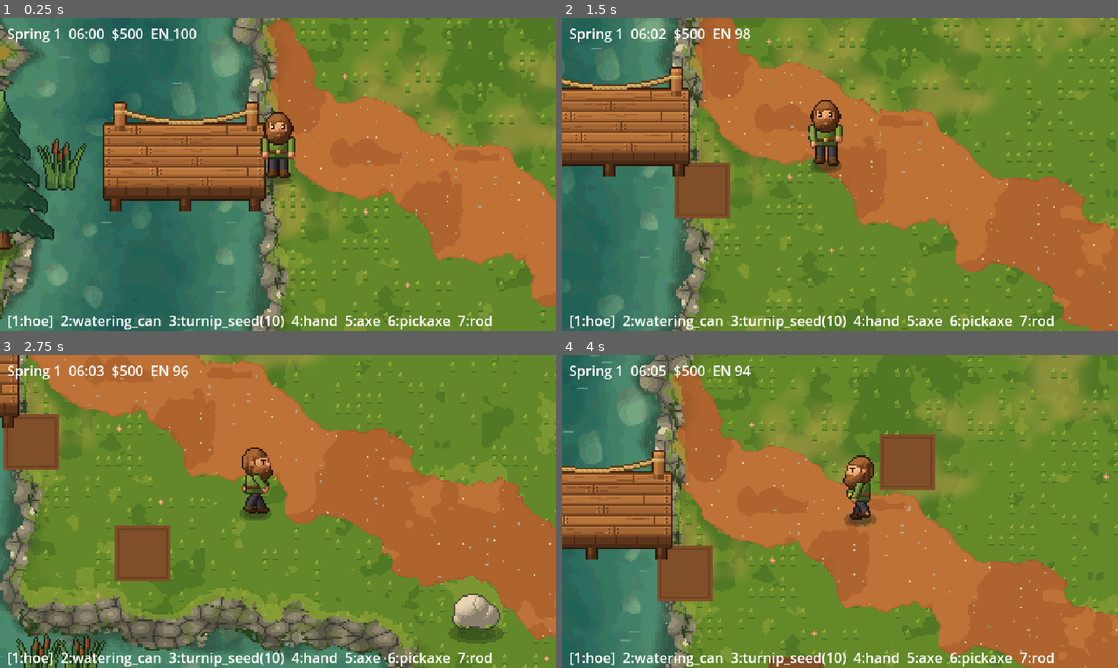
Above: before the commit, frames 1-4 (two rows, left to right).
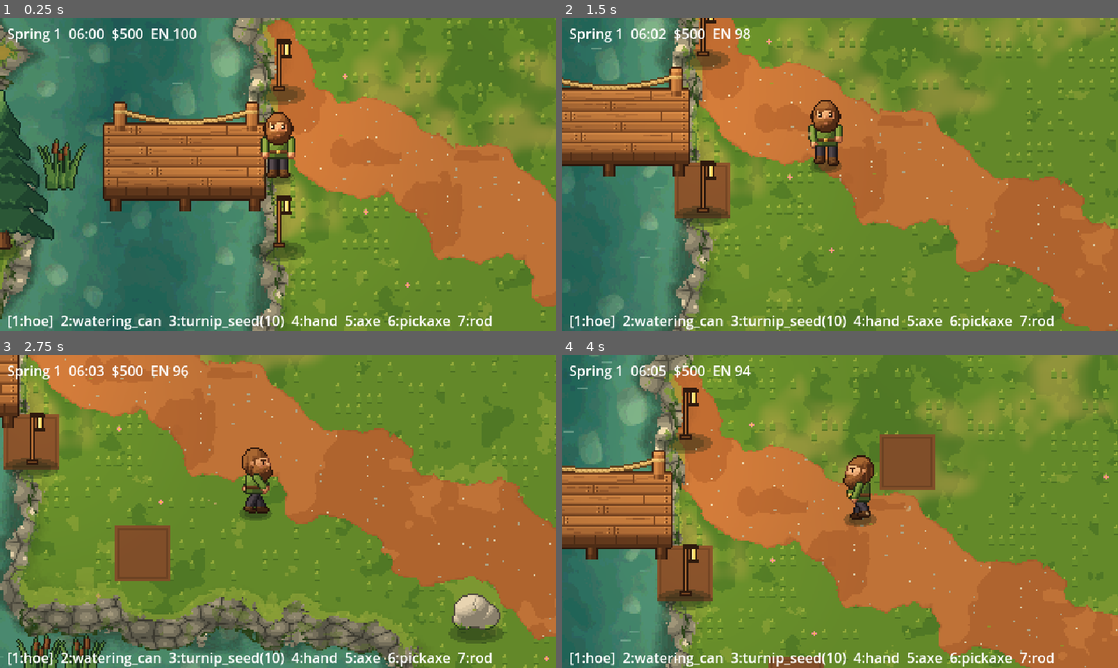
Above: after the commit, the same moments.

Repository: tralesmile/Starstead
Game: Godot game, scene res://scenes/main.tscn
Two runs of this game, one before a commit and one after it. Both use one fixed random seed, a clock stepped at 60 frames per second and the inputs below.
Inputs:
- Up to frame 1 (0.25 s): no input
- Up to frame 2 (1.5 s): tap Enter at 0.5 s; hold D (move_right) 0.53-1.28 s; hold F (use_tool) 0.53-1.28 s; tap Space at 0.77 s; tap Q at 0.8, 1.35 s; hold S (move_down) from 1.28 s (still down)
- Up to frame 3 (2.75 s): tap Space at 1.52 s; tap X at 1.55, 2.1 s; release S (move_down) at 2.03 s; hold D (move_right) from 2.03 s (still down); hold F (use_tool) from 2.03 s (still down)
- Up to frame 4 (4 s): release D (move_right) at 2.78 s; release F (use_tool) at 2.78 s; hold W (move_up) 2.78-3.53 s; tap E (interact) at 2.85 s; tap Space at 3.02, 3.77 s; tap Q at 3.05 s; hold A (move_left) from 3.53 s (still down); hold F (use_tool) from 3.53 s (still down); tap X at 3.8 s

The runs differ from the first frame. In frame 1, 1.3% of the frame differs, in the area x 45-55%, y 6-78%; in frame 2, 1.3%; in frame 3, 0.7%; in frame 4, 1.4%, in the area x 17-28%, y 10-82%.

Commit message:
Lanterns with night light, docs: plan/log/deviations/playtest/backlog
Co-Authored-By: Claude Sonnet 5.5 <noreply@anthropic.com>
Claude-Session: https://claude.ai/code/session_01UudisgVkDrrszZ9UqE8q8t

Diff:
--- a/scripts/day_night.gd
+++ b/scripts/day_night.gd
@@ -19,3 +19,9 @@
 			var t := clampf((minutes - a[0]) / float(b[0] - a[0]), 0.0, 1.0)
 			return (a[1] as Color).lerp(b[1], t)
 	return KEYS[KEYS.size() - 1][1]
+
+static func lamp_strength(minutes: float) -> float:
+	## 0 in daylight, 1 at night: how strongly lanterns glow (ramps with the dusk tint).
+	var t := tint(minutes)
+	var dark := 1.0 - (t.r + t.g + t.b) / 3.0
+	return clampf((dark - 0.05) / 0.45, 0.0, 1.0)
--- /dev/null
+++ b/scripts/lantern.gd
@@ -0,0 +1,46 @@
+class_name Lantern
+extends Node2D
+## Lantern post: warm PointLight2D that glows at dusk/night and flickers by whole-ish steps.
+
+var light: PointLight2D
+var phase := 0.0
+var strength := 0.0  # 0..1, set by main from DayNight.lamp_strength (no autoload here: testable)
+
+static var _tex: Texture2D = null
+
+static func light_texture() -> Texture2D:
+	if _tex == null:
+		var g := Gradient.new()
+		g.set_color(0, Color(1, 1, 1, 1))
+		g.set_color(1, Color(1, 1, 1, 0))
+		var t := GradientTexture2D.new()
+		t.gradient = g
+		t.fill = GradientTexture2D.FILL_RADIAL
+		t.fill_from = Vector2(0.5, 0.5)
+		t.fill_to = Vector2(1.0, 0.5)
+		t.width = 128
+		t.height = 128
+		_tex = t
+	return _tex
+
+func _ready() -> void:
+	var s := Sprite2D.new()
+	s.texture = load("res://assets/sprites/lantern.png")
+	s.offset = Vector2(0, -20)
+	add_child(s)
+	add_child(World.make_shadow(14))
+	light = PointLight2D.new()
+	light.texture = light_texture()
+	light.texture_scale = 1.6
+	light.color = Color(1.0, 0.78, 0.45)
+	light.position = Vector2(4, -28)
+	light.energy = 0.0
+	light.shadow_enabled = false
+	add_child(light)
+
+func _process(_d: float) -> void:
+	var k := strength
+	var t := Time.get_ticks_msec() / 1000.0
+	var flick := 1.0 + 0.06 * sin(t * 9.0 + phase) + 0.04 * sin(t * 23.0 + phase * 2.0)
+	light.energy = 1.1 * k * flick
+	light.visible = k > 0.01
--- a/scripts/main.gd
+++ b/scripts/main.gd
@@ -101,6 +101,7 @@
 	modulate_node.color = DayNight.tint(GameState.clock.minutes)
 
 	_update_fishing(delta)
+	world.set_lamps(DayNight.lamp_strength(GameState.clock.minutes))
 	world.part_reeds(player.position, delta)
 	var near := world.interactables.near(player.position, PlayerMath.facing_tile(player.position, player.facing))
 	var npc_near := npcs.near(player.position + Vector2(0, -8))
--- a/scripts/world.gd
+++ b/scripts/world.gd
@@ -15,6 +15,7 @@
 var props: Dictionary = {}  # cell -> StaticBody2D (trees and rocks; ResourceNodes-driven)
 var fish: Array[Node2D] = []
 var lily_pads: Array[LilyPad] = []
+var lanterns: Array[Lantern] = []
 var reed_sprites: Array[Sprite2D] = []
 var _reed_push: Dictionary = {}
 var interactables := Interactables.new()
@@ -35,6 +36,7 @@
 		Outline.set_sway(bush.get_child(0), 1.0, p.x + p.y)
 	_build_water_decor()
 	_build_stall()
+	_build_lanterns()
 
 static func data_image(g: WorldGen) -> Image:
 	## 64x64 RGBA8: R = sdf mapped to 0..1 (0.5 = shore), G = path mask, B = dirt mask.
@@ -218,3 +220,26 @@
 	props.erase(c)  # not a ResourceNodes prop
 	interactables.add(c, "shop", "E: Shop")
 	interactables.add(c + Vector2i(1, 0), "shop", "E: Shop")
+
+func _build_lanterns() -> void:
+	## Lantern posts: one each side of the dock landing and one by the stall.
+	var spots: Array[Vector2] = []
+	if gen.dock.size() > 1:
+		var d0: Vector2i = gen.dock[0]
+		var d1: Vector2i = gen.dock[1]
+		var land := d0 - (d1 - d0)
+		spots.append((Vector2(land) + Vector2(0.5, 1.9)) * 32.0)
+		spots.append((Vector2(land) + Vector2(0.5, -0.9)) * 32.0)
+	var sc := _stall_cell()
+	if sc.x >= 0:
+		spots.append(Vector2(sc.x * 32 + 70, sc.y * 32 + 30))
+	for i in spots.size():
+		var l := Lantern.new()
+		l.position = spots[i]
+		l.phase = float(i) * 2.1
+		add_child(l)
+		lanterns.append(l)
+
+func set_lamps(k: float) -> void:
+	for l in lanterns:
+		l.strength = k
--- a/tests/test_hud_daynight.gd
+++ b/tests/test_hud_daynight.gd
@@ -16,3 +16,8 @@
 	var c := GameClock.new()
 	check(c.advance(2000.0), "day ends")
 	check_eq(c.day, 2)
+
+func test_lamp_strength_day_vs_night() -> void:
+	check(DayNight.lamp_strength(300.0) < 0.01)   # noon-ish
+	check(DayNight.lamp_strength(1000.0) > 0.8)   # night
+	check(DayNight.lamp_strength(780.0) > 0.0 and DayNight.lamp_strength(780.0) < 1.0)  # dusk ramps
Binary file added: assets/sprites/lantern.png
Not shown, changed: docs/DEVIATIONS.md
Not shown, changed: docs/LOG.md
Not shown, changed: docs/PLAN.md
Not shown, changed: docs/PLAYTEST.md
